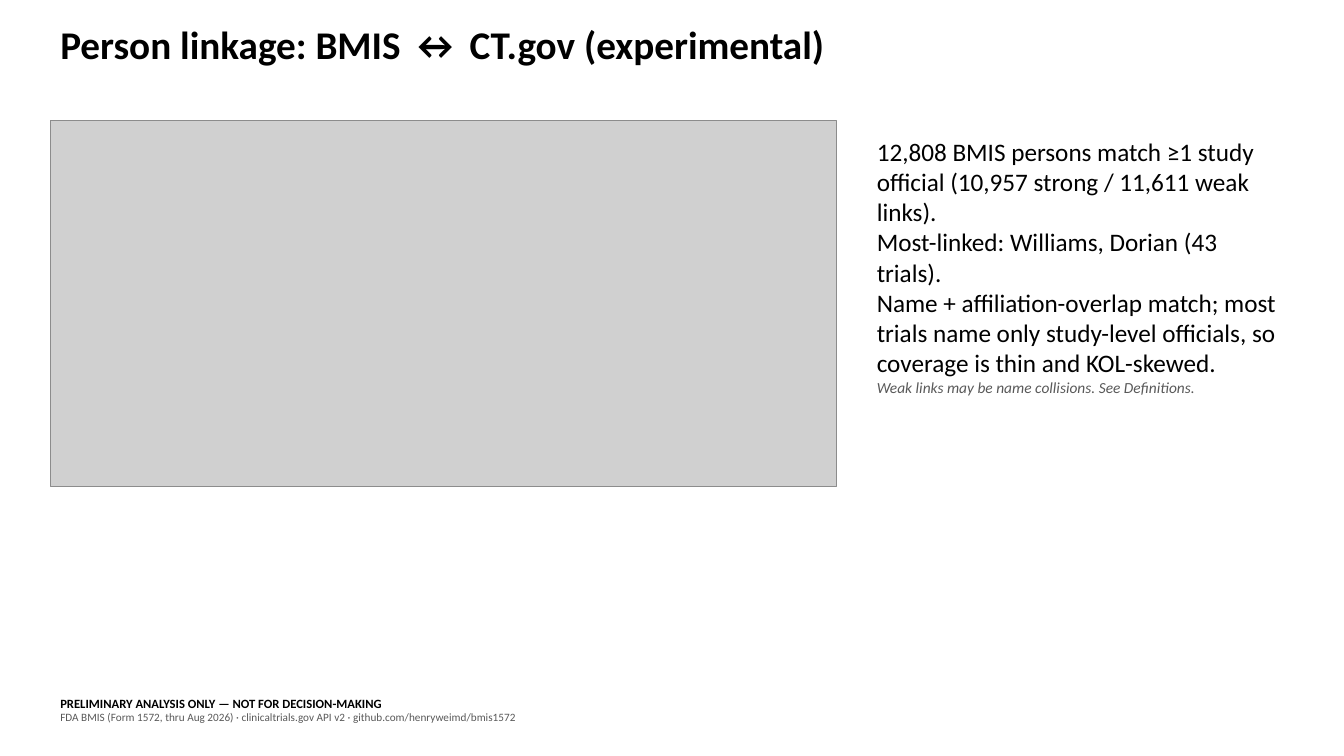
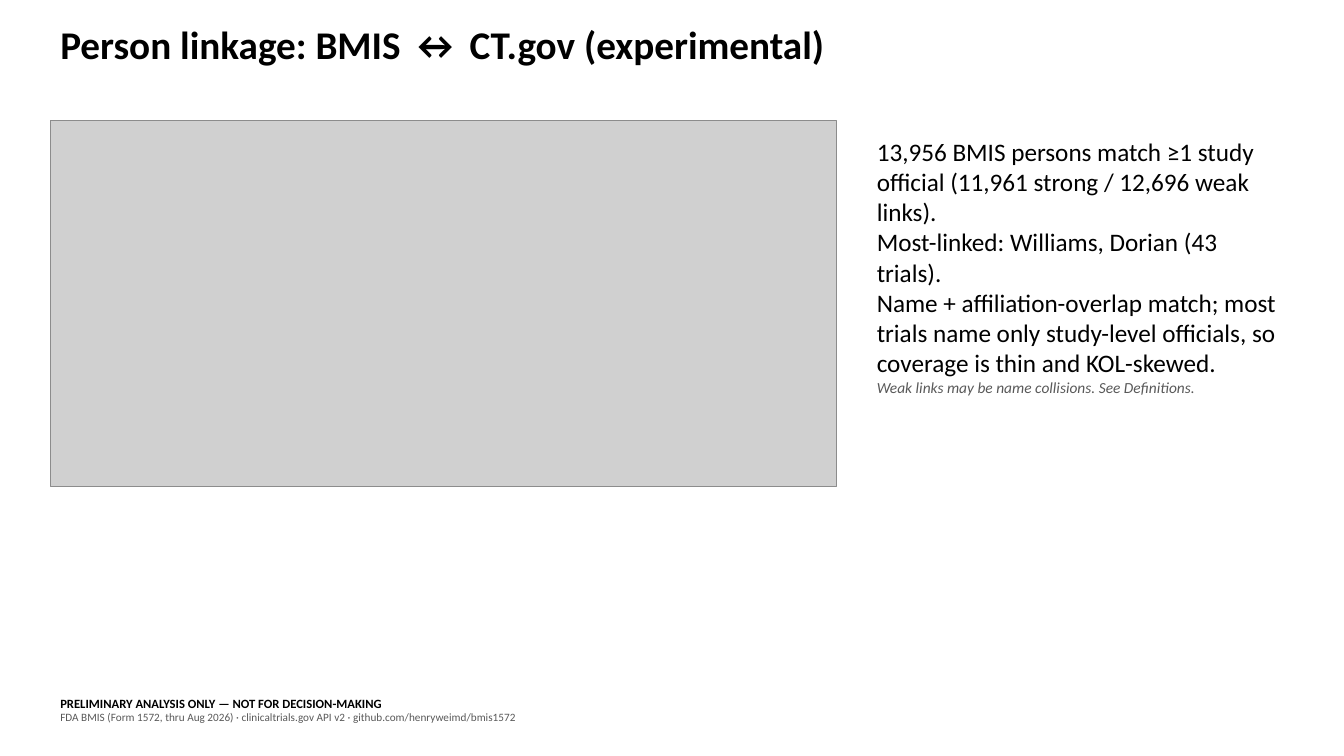
Before and after one commit to henryweimd/bmis1572, a slide deck: slide 14 of explorer/public/data/exports/bmis-supply-deck.pptx. Drawn at 1344x756 pixels with LibreOffice and Linux fonts; fonts in the diff are those of the drawing; grey boxes stand for pictures. Boxes give left, top, right and bottom in pixels: in the first picture for what was removed or moved away, otherwise in the second. Text is boxed around its words. In the diff, an @@ line names an element or a change of style, - is before the commit and + after.

```diff
--- a/explorer/public/data/exports/bmis-supply-deck.pptx
+++ b/explorer/public/data/exports/bmis-supply-deck.pptx
@@ text at box(877, 143, 1254, 225): text changed @@
-12,808 BMIS persons match ≥1 study official (10,957 strong / 11,611 weak links).
+13,956 BMIS persons match ≥1 study official (11,961 strong / 12,696 weak links).
```
Also in this commit, not shown: 1 other slide changed, 1 slide added, 37 other files.
